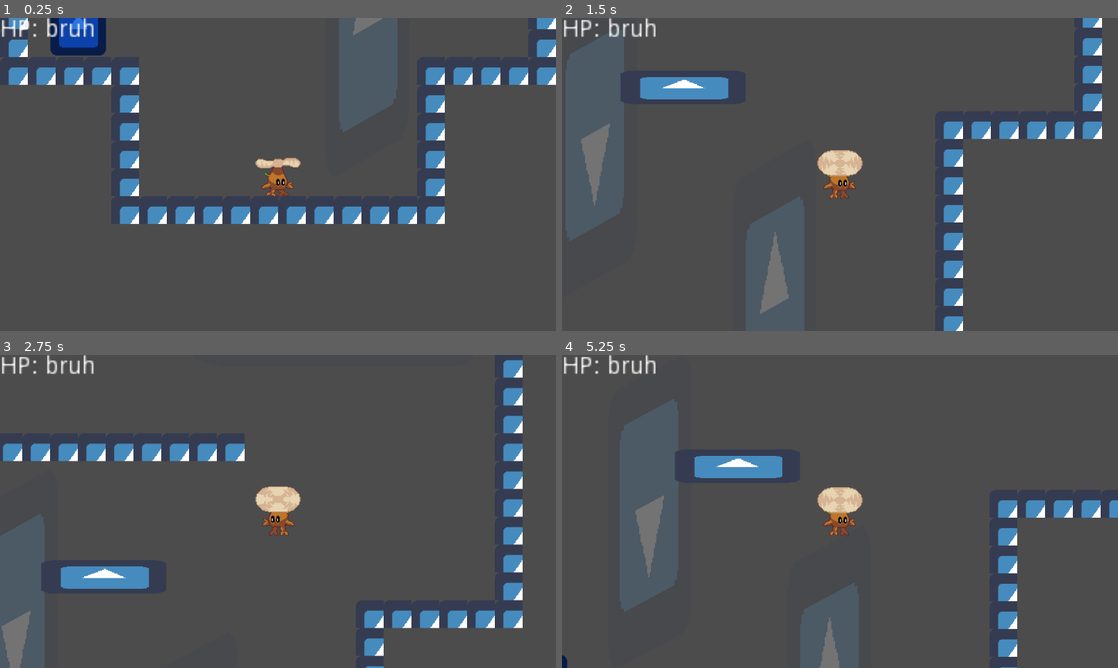
Above: before the commit, frames 1-4 (two rows, left to right).
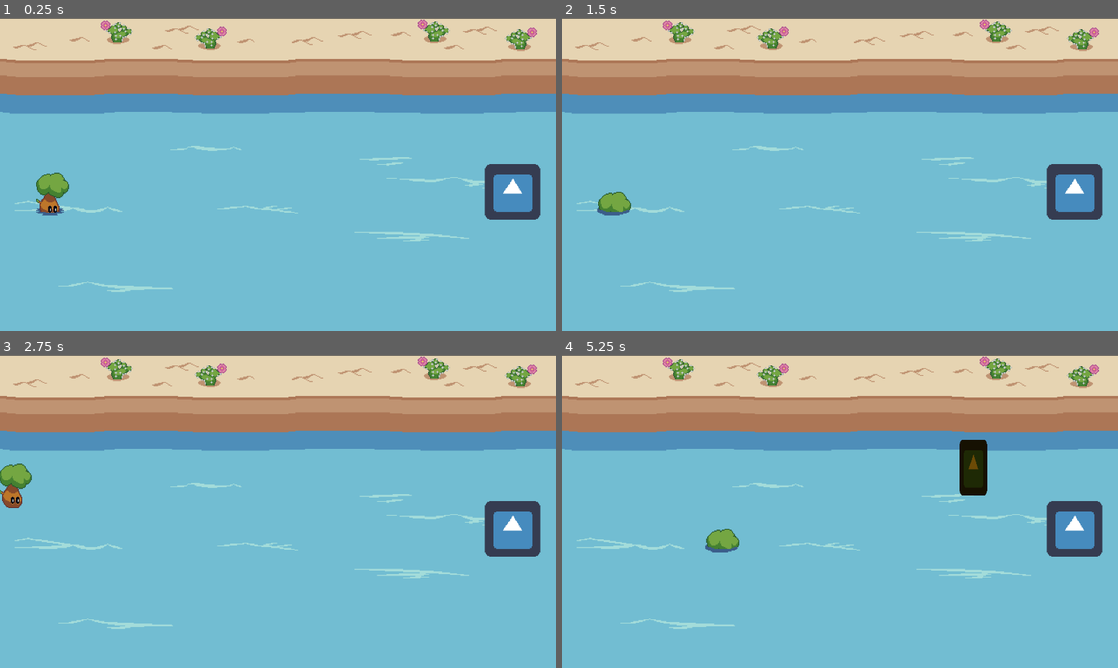
Above: after the commit, the same moments.

Repository: phillipsalbright/GGJ2023
Game: Godot game, scene res://src/water level/WaterLevel.tscn
Same seed, same stepped clock (60 frames per second), same inputs: the game is played once before the commit and once after it. Before the commit the project starts from res://src/flying level/FlyingLevel.tscn. The engine's default icon, where the game draws it, is replaced by a stand-in: a white triangle on a blue panel in a dark square.
Inputs:
- Up to frame 1 (0.25 s): no input
- Up to frame 2 (1.5 s): hold E (special) 0.53-1.28 s; hold D (move_right) from 0.53 s (still down); tap Space (jump) at 0.77, 0.8, 1.07, 1.35 s
- Up to frame 3 (2.75 s): tap Space (jump) at 1.52, 1.82, 2.3 s; tap E (special) at 1.55 s; release D (move_right) at 2.03 s; hold A (move_left) from 2.03 s (still down); hold E (special) from 2.03 s (still down)
- Up to frame 4 (5.25 s): release A (move_left) at 2.78 s; release E (special) at 2.78 s; hold D (move_right) 2.78-4.28 s; tap E (special) at 2.85, 4.35 s; tap Space (jump) at 3.02, 3.32, 3.6, 3.77, 4.07, 4.52, 4.82 s; hold A (move_left) 4.28-5.03 s; hold D (move_right) from 5.03 s (still down); hold E (special) from 5.03 s (still down)

The runs differ from the first frame. In frame 1, 99% of the frame differs, in the area x 0-100%, y 0-100%; in frame 2, 98%; in frame 3, 98%; in frame 4, 99%.
Error before the commit: Invalid get index 'global_position' (on base: 'null instance'). (res://src/flying)

Commit message:
Updates to water level

Diff:
--- a/project.godot
+++ b/project.godot
@@ -45,7 +45,7 @@
 [application]
 
 config/name="GGJ2023"
-run/main_scene="res://src/flying level/FlyingLevel.tscn"
+run/main_scene="res://src/water level/WaterLevel.tscn"
 config/icon="res://icon.png"
 
 [display]
@@ -110,20 +110,14 @@
 }
 move_down={
 "deadzone": 0.5,
-"events": [ Object(InputEventKey,"resource_local_to_scene":false,"resource_name":"","device":0,"alt":false,"shift":false,"control":false,"meta":false,"command":false,"pressed":false,"scancode":0,"physical_scancode":83,"unicode":0,"echo":false,"script":null)
+"events": [ Object(InputEventKey,"resource_local_to_scene":false,"resource_name":"","device":0,"alt":false,"shift":false,"control":false,"meta":false,"command":false,"pressed":false,"scancode":83,"physical_scancode":0,"unicode":0,"echo":false,"script":null)
 , Object(InputEventJoypadMotion,"resource_local_to_scene":false,"resource_name":"","device":0,"axis":1,"axis_value":1.0,"script":null)
  ]
 }
-up_lane={
+move_up={
 "deadzone": 0.5,
 "events": [ Object(InputEventKey,"resource_local_to_scene":false,"resource_name":"","device":0,"alt":false,"shift":false,"control":false,"meta":false,"command":false,"pressed":false,"scancode":87,"physical_scancode":0,"unicode":0,"echo":false,"script":null)
 , Object(InputEventJoypadMotion,"resource_local_to_scene":false,"resource_name":"","device":0,"axis":1,"axis_value":-1.0,"script":null)
- ]
-}
-down_lane={
-"deadzone": 0.5,
-"events": [ Object(InputEventKey,"resource_local_to_scene":false,"resource_name":"","device":0,"alt":false,"shift":false,"control":false,"meta":false,"command":false,"pressed":false,"scancode":83,"physical_scancode":0,"unicode":0,"echo":false,"script":null)
-, Object(InputEventJoypadMotion,"resource_local_to_scene":false,"resource_name":"","device":0,"axis":1,"axis_value":1.0,"script":null)
  ]
 }
 
@@ -132,6 +126,9 @@
 2d_physics/layer_1="environment"
 2d_physics/layer_2="player"
 2d_physics/layer_3="platform"
+2d_physics/layer_9="on water"
+2d_physics/layer_10="above water"
+2d_physics/layer_11="below water"
 
 [physics]
 
--- a/src/water level/Log.gd
+++ b/src/water level/Log.gd
@@ -6,3 +6,6 @@
 
 func _process(delta):
 	position.x -= speed * delta
+
+	if global_position.x < -100:
+		queue_free()
--- a/src/water level/Log.tscn
+++ b/src/water level/Log.tscn
@@ -4,17 +4,17 @@
 [ext_resource path="res://src/water level/Log.gd" type="Script" id=2]
 
 [sub_resource type="RectangleShape2D" id=1]
-extents = Vector2( 12.5, 15.5 )
+extents = Vector2( 16, 32 )
 
 [node name="Log" type="StaticBody2D"]
+collision_layer = 256
+collision_mask = 0
 script = ExtResource( 2 )
 
 [node name="CollisionShape2D" type="CollisionShape2D" parent="."]
-position = Vector2( -0.5, -2.5 )
 shape = SubResource( 1 )
 
 [node name="Sprite" type="Sprite" parent="."]
 modulate = Color( 0.423529, 0.294118, 0.027451, 1 )
-position = Vector2( -0.5, -3 )
-scale = Vector2( 0.4, 0.5 )
+scale = Vector2( 0.5, 1 )
 texture = ExtResource( 1 )
--- /dev/null
+++ b/src/water level/WaterLevel.gd
@@ -0,0 +1,9 @@
+extends Node2D
+
+const LOG = preload("res://src/water level/Log.tscn")
+
+
+func _on_LogSpawner_timeout():
+	var logg = LOG.instance()
+	logg.global_position = Vector2(700, rand_range(118, 326))
+	$YSort.add_child(logg)
--- a/src/water level/WaterLevel.tscn
+++ b/src/water level/WaterLevel.tscn
@@ -1,46 +1,57 @@
-[gd_scene load_steps=4 format=2]
+[gd_scene load_steps=7 format=2]
 
-[ext_resource path="res://icon.png" type="Texture" id=1]
+[ext_resource path="res://src/water level/WaterLevel.gd" type="Script" id=1]
 [ext_resource path="res://src/water level/WaterPlayer.tscn" type="PackedScene" id=2]
-[ext_resource path="res://src/water level/Log.tscn" type="PackedScene" id=3]
+[ext_resource path="res://src/water level/WaterRabbit.tscn" type="PackedScene" id=3]
+[ext_resource path="res://assets/Water Level Background.png" type="Texture" id=4]
+
+[sub_resource type="RectangleShape2D" id=1]
+extents = Vector2( 322, 16 )
+
+[sub_resource type="RectangleShape2D" id=2]
+extents = Vector2( 10, 173 )
 
 [node name="WaterLevel" type="Node2D"]
+script = ExtResource( 1 )
 
-[node name="DeliciousTastyWater" type="Node2D" parent="."]
-
-[node name="Sprite" type="Sprite" parent="DeliciousTastyWater"]
-modulate = Color( 0.0862745, 0.192157, 0.682353, 0.337255 )
-position = Vector2( 322, 97 )
-scale = Vector2( 10, 1 )
-texture = ExtResource( 1 )
-
-[node name="Sprite2" type="Sprite" parent="DeliciousTastyWater"]
-modulate = Color( 0.0862745, 0.192157, 0.682353, 0.337255 )
-position = Vector2( 322, 161 )
-scale = Vector2( 10, 1 )
-texture = ExtResource( 1 )
-
-[node name="Sprite3" type="Sprite" parent="DeliciousTastyWater"]
-modulate = Color( 0.0862745, 0.192157, 0.682353, 0.337255 )
-position = Vector2( 322, 225 )
-scale = Vector2( 10, 1 )
-texture = ExtResource( 1 )
+[node name="Background" type="Sprite" parent="."]
+position = Vector2( 320, 180 )
+z_index = -1
+texture = ExtResource( 4 )
 
 [node name="Camera2D" type="Camera2D" parent="."]
 position = Vector2( 320, 179 )
 current = true
 zoom = Vector2( 0.5, 0.5 )
 
+[node name="Walls" type="StaticBody2D" parent="."]
+
+[node name="CollisionShape2D" type="CollisionShape2D" parent="Walls"]
+position = Vector2( 321, 69 )
+shape = SubResource( 1 )
+
+[node name="CollisionShape2D2" type="CollisionShape2D" parent="Walls"]
+position = Vector2( 321, 376 )
+shape = SubResource( 1 )
+
+[node name="CollisionShape2D3" type="CollisionShape2D" parent="Walls"]
+position = Vector2( -10, 210 )
+shape = SubResource( 2 )
+
+[node name="CollisionShape2D4" type="CollisionShape2D" parent="Walls"]
+position = Vector2( 652, 216 )
+shape = SubResource( 2 )
+
 [node name="YSort" type="YSort" parent="."]
 
-[node name="Log" parent="YSort" instance=ExtResource( 3 )]
-position = Vector2( 352, 227 )
+[node name="Player" parent="YSort" instance=ExtResource( 2 )]
+position = Vector2( 59, 215 )
 
-[node name="Log2" parent="YSort" instance=ExtResource( 3 )]
-position = Vector2( 352, 166 )
+[node name="LogSpawner" type="Timer" parent="."]
+wait_time = 3.0
+autostart = true
 
-[node name="Log3" parent="YSort" instance=ExtResource( 3 )]
-position = Vector2( 352, 106 )
+[node name="Rabbit" parent="." instance=ExtResource( 3 )]
+position = Vector2( 590, 199 )
 
-[node name="Player" parent="YSort" instance=ExtResource( 2 )]
-position = Vector2( 50, 161 )
+[connection signal="timeout" from="LogSpawner" to="." method="_on_LogSpawner_timeout"]
--- a/src/water level/WaterPlayer.gd
+++ b/src/water level/WaterPlayer.gd
@@ -2,14 +2,16 @@
 
 
 var lane = 2
-var lane_positions = [95, 159, 225]
+var lane_positions = [145, 215, 275]
 
+# Variables to simulate sprite jumping
 var jumping = false
+var storey = 0
+var spritev = 0
 
-export(int) var horizontal_speed = 100
-export(int) var change_lane_speed = 200
-export(int) var jump_force = 110
-export(int) var gravity = 200
+export(int) var speed = 150
+export(int) var jump_force = 250
+export(int) var gravity = 600
 
 var direction = Vector2.ZERO
 var velocity = Vector2.ZERO
@@ -25,38 +27,31 @@
 		$AnimationPlayer.play("swim")
 
 	direction.x = Input.get_action_strength("move_right") - Input.get_action_strength("move_left")
+	direction.y = Input.get_action_strength("move_down") - Input.get_action_strength("move_up")
 
 	if $AnimationPlayer.current_animation == "swim":
-		if Input.is_action_just_pressed("up_lane") && lane > 1:
-			lane -= 1
-		if Input.is_action_just_pressed("down_lane") && lane < 3:
-			lane += 1
+		if Input.is_action_just_pressed("special"):
+			$AnimationPlayer.play("dive")
 
-		if global_position.y == lane_positions[lane - 1]:
-			if Input.is_action_just_pressed("special"):
-				$AnimationPlayer.play("dive")
+		if Input.is_action_just_pressed("jump"):
+			$AnimationPlayer.play("jump")
+			jumping = true
+			spritev = -jump_force
+			storey = $Sprite.position.y
 
-			if Input.is_action_just_pressed("jump"):
-				$AnimationPlayer.play("jump")
-				jumping = true
-				velocity.y = -jump_force
-
-	if abs(global_position.y - lane_positions[lane - 1]) < 5:
-		if jumping && velocity.y > 0:
-			jumping = false
-			$AnimationPlayer.play("swim")
-		elif !jumping:
-			global_position.y = lane_positions[lane - 1]
-
-	direction.y = sign(lane_positions[lane - 1] - global_position.y)
+	if abs($Sprite.position.y - storey) < 5 && jumping && spritev > 0:
+		jumping = false
+		$AnimationPlayer.play("swim")
+		$Sprite.position.y = storey
 
 	if $AnimationPlayer.current_animation == "dive":
 		direction = Vector2.ZERO
 
 	if !jumping:
-		velocity.x = direction.x * horizontal_speed
-		velocity.y = direction.y * change_lane_speed
+		velocity = direction.normalized() * speed
 	else:
-		velocity.y += gravity * delta
+		spritev += gravity * delta
+		$Sprite.position.y += spritev * delta
+		#velocity.y += gravity * delta
 
 	move_and_slide(velocity)
--- a/src/water level/WaterPlayer.tscn
+++ b/src/water level/WaterPlayer.tscn
@@ -33,7 +33,7 @@
 "values": [ false ]
 }
 tracks/2/type = "value"
-tracks/2/path = NodePath("Sprite:position")
+tracks/2/path = NodePath(".:collision_mask")
 tracks/2/interp = 1
 tracks/2/loop_wrap = true
 tracks/2/imported = false
@@ -42,7 +42,19 @@
 "times": PoolRealArray( 0 ),
 "transitions": PoolRealArray( 1 ),
 "update": 0,
-"values": [ Vector2( 0, 0 ) ]
+"values": [ 257 ]
+}
+tracks/3/type = "value"
+tracks/3/path = NodePath("Sprite:z_index")
+tracks/3/interp = 1
+tracks/3/loop_wrap = true
+tracks/3/imported = false
+tracks/3/enabled = true
+tracks/3/keys = {
+"times": PoolRealArray( 0 ),
+"transitions": PoolRealArray( 1 ),
+"update": 0,
+"values": [ 0 ]
 }
 
 [sub_resource type="Animation" id=5]
@@ -61,16 +73,28 @@
 "values": [ 5, 6, 7, 8, 10, 11, 12, 11, 10, 8, 7, 6, 5 ]
 }
 tracks/1/type = "value"
-tracks/1/path = NodePath("CollisionShape2D:disabled")
+tracks/1/path = NodePath(".:collision_mask")
 tracks/1/interp = 1
 tracks/1/loop_wrap = true
 tracks/1/imported = false
 tracks/1/enabled = true
 tracks/1/keys = {
-"times": PoolRealArray( 0, 0.4, 1.4 ),
-"transitions": PoolRealArray( 1, 1, 1 ),
+"times": PoolRealArray( 0.4, 1.4 ),
+"transitions": PoolRealArray( 1, 1 ),
 "update": 1,
-"values": [ false, true, false ]
+"values": [ 1025, 257 ]
+}
+tracks/2/type = "value"
+tracks/2/path = NodePath("Sprite:z_index")
+tracks/2/interp = 1
+tracks/2/loop_wrap = true
+tracks/2/imported = false
+tracks/2/enabled = true
+tracks/2/keys = {
+"times": PoolRealArray( 0.5, 1.3 ),
+"transitions": PoolRealArray( 1, 1 ),
+"update": 1,
+"values": [ -1, 0 ]
 }
 
 [sub_resource type="Animation" id=3]
@@ -89,6 +113,18 @@
 "update": 1,
 "values": [ 4 ]
 }
+tracks/1/type = "value"
+tracks/1/path = NodePath(".:collision_mask")
+tracks/1/interp = 1
+tracks/1/loop_wrap = true
+tracks/1/imported = false
+tracks/1/enabled = true
+tracks/1/keys = {
+"times": PoolRealArray( 0 ),
+"transitions": PoolRealArray( 1 ),
+"update": 1,
+"values": [ 513 ]
+}
 
 [sub_resource type="Animation" id=1]
 resource_name = "swim"
@@ -106,8 +142,22 @@
 "update": 1,
 "values": [ 0, 1, 2, 3 ]
 }
+tracks/1/type = "value"
+tracks/1/path = NodePath(".:collision_mask")
+tracks/1/interp = 1
+tracks/1/loop_wrap = true
+tracks/1/imported = false
+tracks/1/enabled = true
+tracks/1/keys = {
+"times": PoolRealArray( 0 ),
+"transitions": PoolRealArray( 1 ),
+"update": 1,
+"values": [ 257 ]
+}
 
 [node name="Player" type="KinematicBody2D"]
+collision_layer = 2
+collision_mask = 257
 script = ExtResource( 2 )
 
 [node name="CollisionShape2D" type="CollisionShape2D" parent="."]
@@ -115,7 +165,7 @@
 shape = SubResource( 4 )
 
 [node name="Sprite" type="Sprite" parent="."]
-position = Vector2( 0.5, -17 )
+position = Vector2( 1, -15 )
 texture = ExtResource( 1 )
 hframes = 13
 
--- /dev/null
+++ b/src/water level/WaterRabbit.tscn
@@ -0,0 +1,14 @@
+[gd_scene load_steps=3 format=2]
+
+[ext_resource path="res://icon.png" type="Texture" id=1]
+
+[sub_resource type="RectangleShape2D" id=1]
+extents = Vector2( 32, 32 )
+
+[node name="Rabbit" type="KinematicBody2D"]
+
+[node name="CollisionShape2D" type="CollisionShape2D" parent="."]
+shape = SubResource( 1 )
+
+[node name="Sprite" type="Sprite" parent="."]
+texture = ExtResource( 1 )
Not shown, added: assets/Water Level Background.png.import
